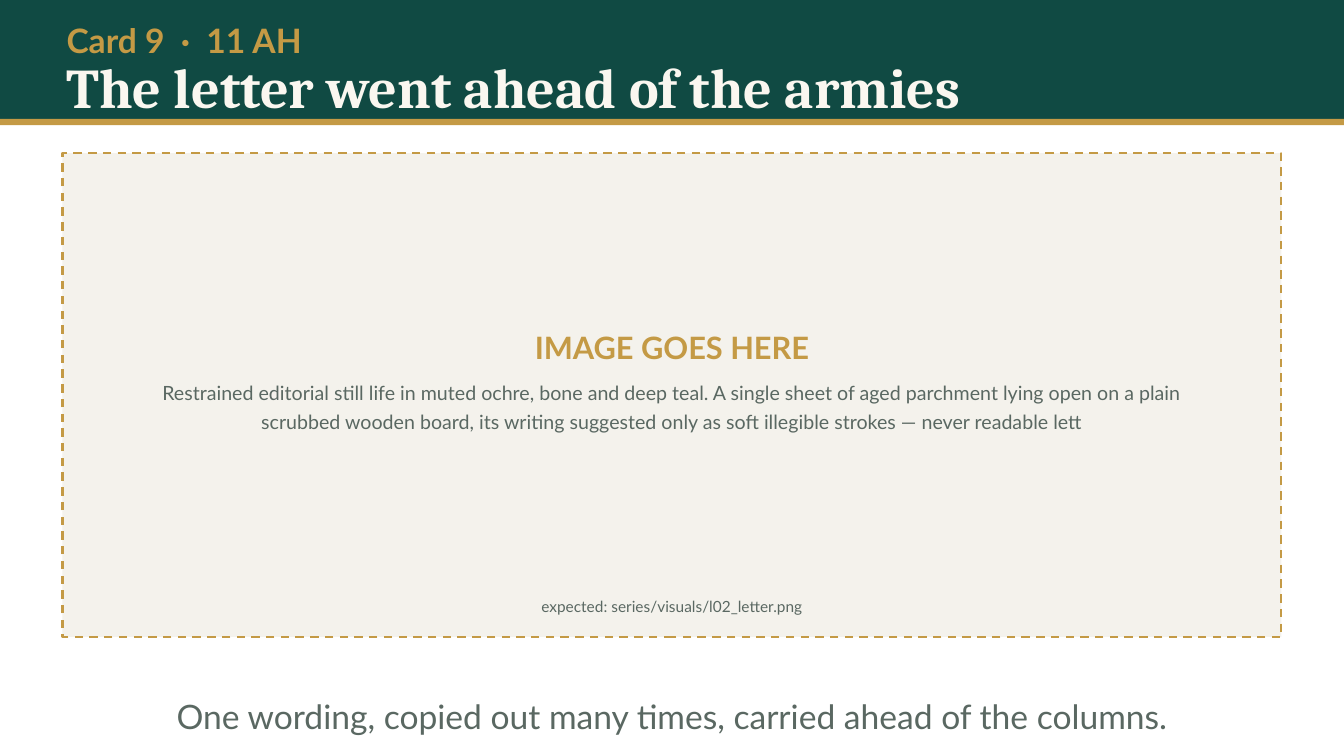
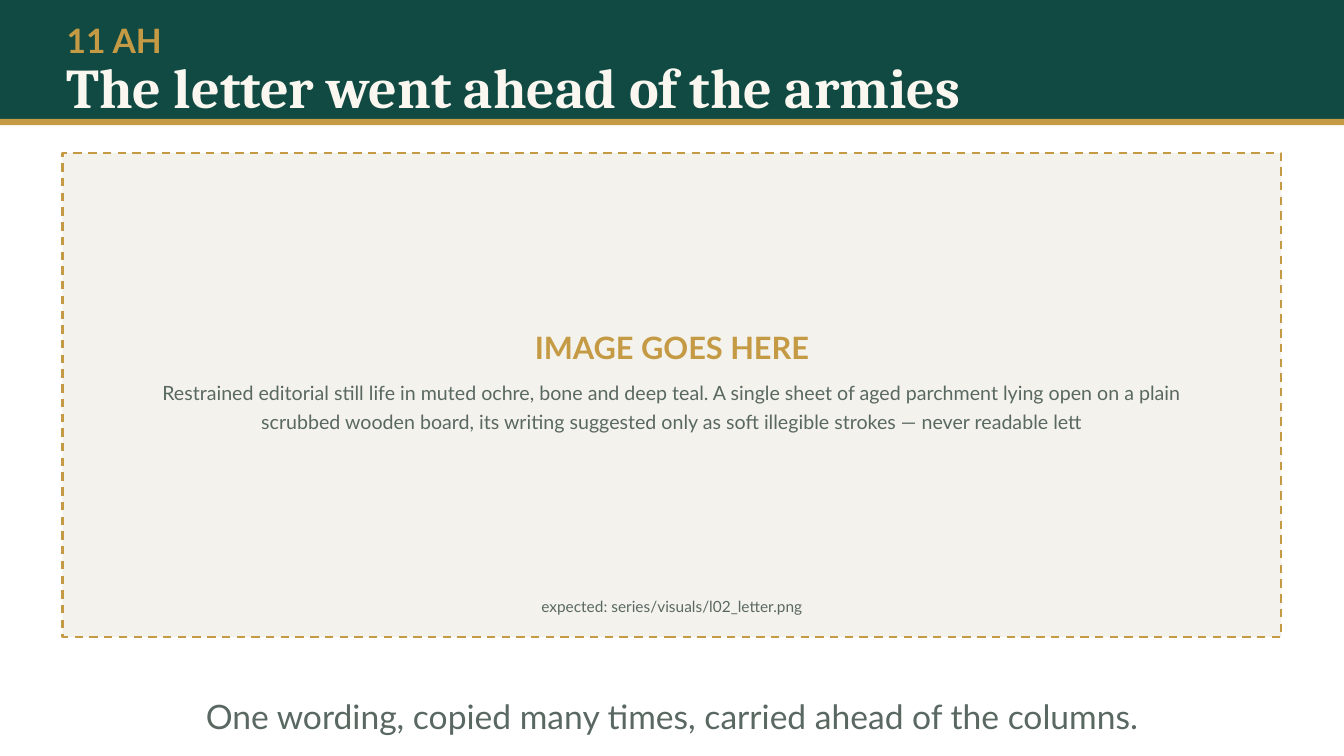
Before and after one commit to daniyalyasin93/2026SeptemberIslamicHistoryClass, a slide deck: slide 20 of L02_baarah_saal/L02.pptx (slide 17 before the commit). Drawn at 1344x756 pixels with LibreOffice and Linux fonts; fonts in the diff are those of the drawing. Boxes give left, top, right and bottom in pixels: in the first picture for what was removed or moved away, otherwise in the second. Text is boxed around its words. In the diff, an @@ line names an element or a change of style, - is before the commit and + after.

```diff
--- a/L02_baarah_saal/L02.pptx
+++ b/L02_baarah_saal/L02.pptx
@@ text at (67,28,162,53): text changed @@
-Card 9 · 11 AH
+11 AH
@@ text at (206,704,1138,735): text changed @@
-One wording, copied out many times, carried ahead of the columns.
+One wording, copied many times, carried ahead of the columns.
```
Also in this commit, not shown: 44 other slides changed, 37 slides added, 17 other files.
